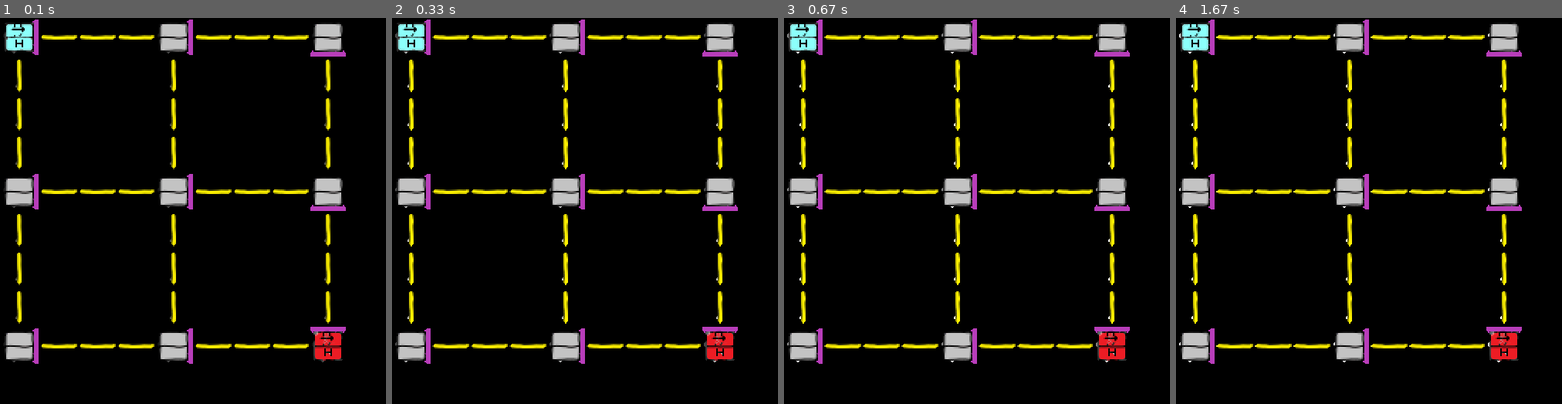
Above: before the commit, frames 1-4 (left to right).
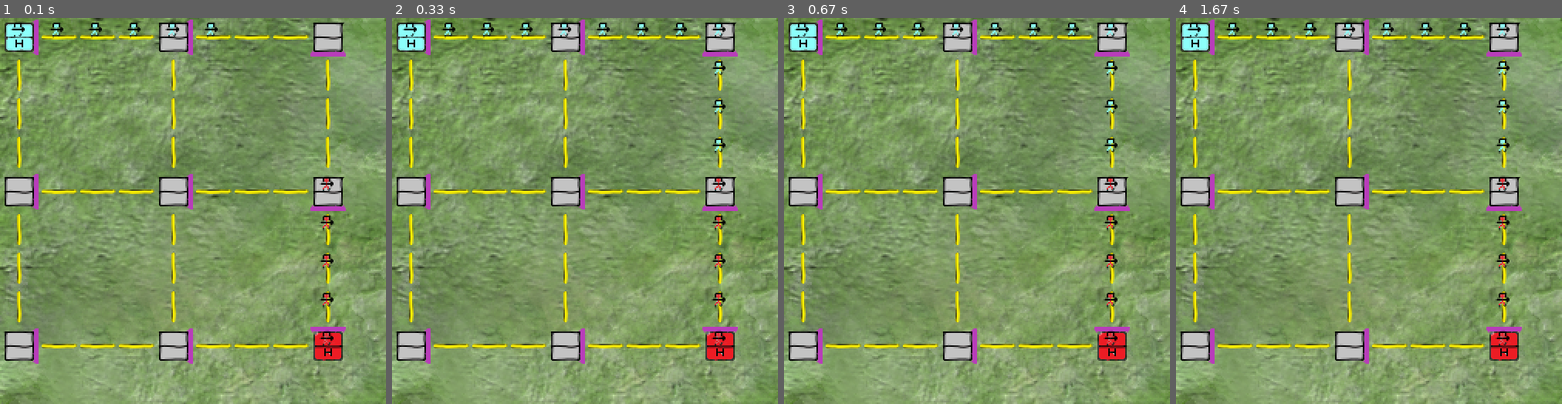
Above: after the commit, the same moments.

Repository: czebrose/ML_Projects
Game: pygame game, started from ML-Tutorial/NodeFightGame/game.py
Two runs of this game, one before a commit and one after it. Both use one fixed random seed, a clock stepped at 60 frames per second and the inputs below.
Inputs:
- Up to frame 1 (0.1 s): no input
- Up to frame 2 (0.33 s): no input
- Up to frame 3 (0.67 s): no input
- Up to frame 4 (1.67 s): no input

The runs differ from the first frame. In frame 1, 91% of the frame differs, in the area x 0-100%, y 0-100%; in frame 2, 91%; in frame 3, 91%; in frame 4, 91%.

Commit message:
Units are moving

Diff:
--- a/ML-Tutorial/NodeFightGame/game.py
+++ b/ML-Tutorial/NodeFightGame/game.py
@@ -8,6 +8,8 @@
 
 WIN_WIDTH = 500
 WIN_HEIGHT = 500
+
+BACKGROUND_IMG = util.load_img("background.png")
 
 
 def check_input():
@@ -40,10 +42,23 @@
 
 
 def move_units(global_map):
+    for col in global_map:
+        for location in col:
+            if location is not None:
+                location.notify_move_target()
+    for col in global_map:
+        for location in col:
+            if location is not None:
+                location.resolve_move_conflicts()
+    for col in global_map:
+        for location in col:
+            if location is not None:
+                location.accept_unit()
     return global_map
 
 
 def draw(global_map, win, player_gold):
+    win.blit(BACKGROUND_IMG, (0,0))
     for map_row in global_map:
         for location in map_row:
             if location:
--- a/ML-Tutorial/NodeFightGame/location.py
+++ b/ML-Tutorial/NodeFightGame/location.py
@@ -1,3 +1,4 @@
+import random
 from enum import Enum
 from node import Unit
 
@@ -20,7 +21,9 @@
             Direction.EAST: None,
             Direction.WEST: None
         }
-        self.unit_in_node = None
+        self.unit_in_loc = None
+        self.unit_expected_to_move = False
+        self.expected_units = []
 
     def add_neighbor(self, direction, neighbor, set_neighbor=True):
         self.neighbors[direction] = neighbor
@@ -42,3 +45,43 @@
         if direction == Direction.WEST:
             return Direction.EAST
         return Direction.ERROR
+
+    def get_direction(self):
+        return Direction.ERROR
+
+    def notify_move_target(self):
+        if self.unit_in_loc is None:
+            return
+        direction = self.get_direction()
+        if direction is None:
+            return
+        neighbor = self.neighbors[direction]
+        if neighbor is None:
+            return
+        neighbor.expected_units.append((self.unit_in_loc, self))
+        self.unit_expected_to_move = True
+
+    def resolve_move_conflicts(self):
+        if len(self.expected_units) > 1:
+            accept_index = random.randint(0, len(self.expected_units)-1)
+            blocked_locations = []
+            for index in range(0, len(self.expected_units)):
+                if index is not accept_index:
+                    unit, loc = self.expected_units[index]
+                    blocked_locations.append(loc)
+            self.expected_units = [self.expected_units[index]]
+            self.resolve_blocked_locations(blocked_locations)
+
+    @staticmethod
+    def resolve_blocked_locations(blocked_locations):
+        while len(blocked_locations) > 0:
+            popped_loc = blocked_locations.pop(0)
+            if len(popped_loc.expected_units) > 0:
+                for blocked_unit, blocked_loc in popped_loc.expected_units:
+                    blocked_locations.append(blocked_loc)
+                popped_loc.expected_units = []
+
+    def accept_unit(self):
+        if len(self.expected_units) >= 1:
+            self.unit_in_loc = self.expected_units[0][0]
+            self.expected_units = []
--- a/ML-Tutorial/NodeFightGame/node.py
+++ b/ML-Tutorial/NodeFightGame/node.py
@@ -3,6 +3,7 @@
 import util
 from unit import Unit, UnitType
 from location import Location, Direction
+from player import Player
 
 
 RED_NODE_IMG = util.load_img("node_red.png")
@@ -15,20 +16,6 @@
 NODE_EXIT_EAST_IMG = util.load_img("node_exit_east.png")
 
 HOME_BUILDING_IMG = util.load_img("building_home.png")
-
-BLUE_PIKEMAN_UNIT_IMG = util.load_img("unit_pikeman_blue.png")
-RED_PIKEMAN_UNIT_IMG = util.load_img("unit_pikeman_red.png")
-BLUE_ARCHER_UNIT_IMG = util.load_img("unit_archer_blue.png")
-RED_ARCHER_UNIT_IMG = util.load_img("unit_archer_red.png")
-BLUE_KNIGHT_UNIT_IMG = util.load_img("unit_knight_blue.png")
-RED_KNIGHT_UNIT_IMG = util.load_img("unit_knight_red.png")
-
-
-class Player(Enum):
-    ERROR = -1
-    NEUTRAL = 0
-    BLUE = 1
-    RED = 2
 
 
 class Building(Enum):
@@ -69,11 +56,19 @@
     def attempt_spawn(self, player_gold):
         if self.spawn_timer > 0:
             self.spawn_timer -= 1
-        elif self.unit_in_node is None and player_gold[self.owner] >= util.UNIT_COST:
-            self.unit_in_node = Unit(self.spawn_type, self.owner)
+        elif self.unit_in_loc is None and player_gold[self.owner] >= util.UNIT_COST:
+            self.unit_in_loc = Unit(self.spawn_type, self.owner, self.exit_direction)
             self.spawn_timer = util.SPAWN_DELAY
             player_gold[self.owner] -= util.UNIT_COST
         return player_gold
+
+    def get_direction(self):
+        return self.exit_direction
+
+    def accept_unit(self):
+        Location.accept_unit(self)
+        if self.unit_in_loc is not None:
+            self.unit_in_loc.direction = self.exit_direction
 
     def draw_node(self, win, pos):
         if self.owner == Player.RED:
@@ -98,11 +93,8 @@
             win.blit(HOME_BUILDING_IMG, pos)
 
     def draw_unit(self, win, pos):
-        if self.unit_in_node is not None and self.unit_in_node.unit_type == UnitType.PIKEMAN:
-            if self.owner == Player.RED:
-                win.blit(RED_PIKEMAN_UNIT_IMG, pos)
-            if self.owner == Player.BLUE:
-                win.blit(BLUE_PIKEMAN_UNIT_IMG, pos)
+        if self.unit_in_loc is not None:
+            self.unit_in_loc.draw(win, pos)
 
     def draw(self, win):
         pixel_x = self.x * 50
--- /dev/null
+++ b/ML-Tutorial/NodeFightGame/player.py
@@ -0,0 +1,8 @@
+from enum import Enum
+
+
+class Player(Enum):
+    ERROR = -1
+    NEUTRAL = 0
+    BLUE = 1
+    RED = 2
--- a/ML-Tutorial/NodeFightGame/road.py
+++ b/ML-Tutorial/NodeFightGame/road.py
@@ -1,6 +1,7 @@
 import pygame
 import util
 from location import Location, Direction
+from node import Node
 
 
 NORTH_SOUTH_ROAD_EMPTY_IMG = util.load_img("road_northsouth.png")
@@ -8,6 +9,52 @@
 
 
 class Road(Location):
+    def get_direction(self):
+        if self.unit_in_loc is None:
+            return None
+        unit_direction = self.unit_in_loc.direction
+        start_node_direction = self.get_node_direction(unit_direction)
+        end_node_direction = self.get_node_direction(Location.reverse_direction(unit_direction))
+
+        dir_options = []
+        if unit_direction is not None:
+            dir_options.append(unit_direction)
+        if start_node_direction is not None:
+            dir_options.append(start_node_direction)
+        if end_node_direction is not None:
+            dir_options.append(end_node_direction)
+
+        if len(dir_options) <= 0:
+            return None
+        elif len(dir_options) == 1:
+            return dir_options[0]
+        elif len(dir_options) == 2:
+            if dir_options[0] == unit_direction:
+                return dir_options[1]
+            return dir_options[0]
+        else:
+            if dir_options[0] == dir_options[1]:
+                return dir_options[0]
+            elif dir_options[0] == dir_options[2]:
+                return dir_options[0]
+            elif dir_options[1] == dir_options[2]:
+                return dir_options[1]
+            else:
+                return start_node_direction
+
+    def get_node_direction(self, direction):
+        n = self.neighbors[direction]
+        if n is None:
+            return None
+        if isinstance(n, Road):
+            return n.get_node_direction(direction)
+        if isinstance(n, Node):
+            rev_direction = Location.reverse_direction(direction)
+            if n.exit_direction == rev_direction:
+                return rev_direction
+            else:
+                return direction
+
     def draw(self, win):
         pixel_x = self.x * 50
         pixel_y = self.y * 50
@@ -15,3 +62,5 @@
             win.blit(NORTH_SOUTH_ROAD_EMPTY_IMG, (pixel_x, pixel_y))
         else:
             win.blit(EAST_WEST_ROAD_EMPTY_IMG, (pixel_x, pixel_y))
+        if self.unit_in_loc is not None:
+            self.unit_in_loc.draw(win, (pixel_x, pixel_y))
--- a/ML-Tutorial/NodeFightGame/unit.py
+++ b/ML-Tutorial/NodeFightGame/unit.py
@@ -1,4 +1,15 @@
+import pygame
+import util
 from enum import Enum
+from player import Player
+
+
+BLUE_PIKEMAN_UNIT_IMG = util.load_img("unit_pikeman_blue.png")
+RED_PIKEMAN_UNIT_IMG = util.load_img("unit_pikeman_red.png")
+BLUE_ARCHER_UNIT_IMG = util.load_img("unit_archer_blue.png")
+RED_ARCHER_UNIT_IMG = util.load_img("unit_archer_red.png")
+BLUE_KNIGHT_UNIT_IMG = util.load_img("unit_knight_blue.png")
+RED_KNIGHT_UNIT_IMG = util.load_img("unit_knight_red.png")
 
 
 class UnitType(Enum):
@@ -10,6 +21,14 @@
 
 
 class Unit:
-    def __init__(self, unit_type, owner):
+    def __init__(self, unit_type, owner, direction):
         self.unit_type = unit_type
         self.owner = owner
+        self.direction = direction
+
+    def draw(self, win, pos):
+        if self.unit_type == UnitType.PIKEMAN:
+            if self.owner == Player.RED:
+                win.blit(RED_PIKEMAN_UNIT_IMG, pos)
+            if self.owner == Player.BLUE:
+                win.blit(BLUE_PIKEMAN_UNIT_IMG, pos)
Binary file added: ML-Tutorial/NodeFightGame/imgs/background.png
